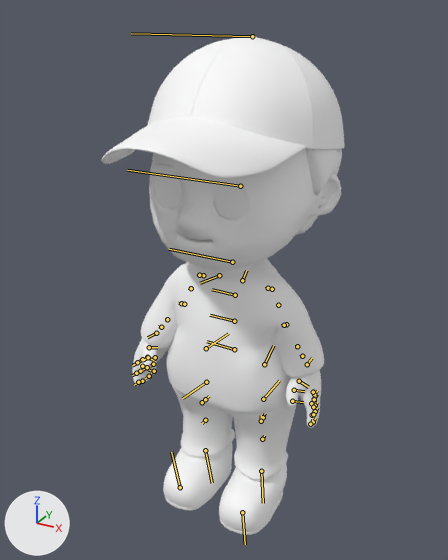
What one commit did to the glTF model public/models/spoonsan.glb.
Camera for both pictures: a camera (50 mm lens) standing at (2.17, -4.2, 2.53) and looking at (-0.05, -0.15, 0.5). The axes (+X, +Y, +Z) are drawn at lower left. The lights are the same throughout. Both versions are drawn at frame 49 of the action 'Jump'; the numbers are the values there. The bones that bend it are drawn over the model as lines.

The first picture shows 'body', 'bottom', 'cap', 'eye', 'eyebrows', 'hairBack', 'hairFront', 'shoes', 'wear'.
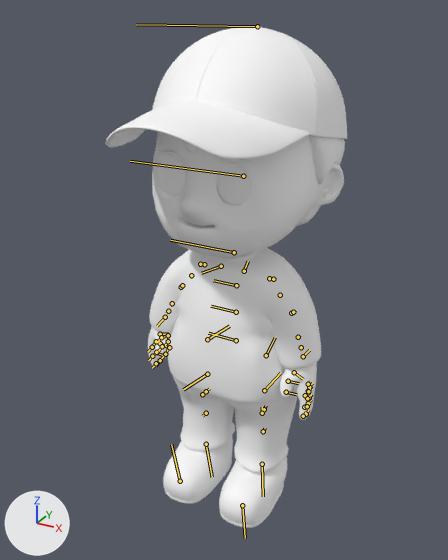
Pixel boxes (x1, y1, x2, y2) of what changed, in the pictures (448 x 560 px):
'cap', posed (7% shorter)
    before: (101, 35, 344, 178)
    after: (106, 26, 347, 159)
'wear', posed
    before: (141, 258, 324, 415)
    after: (149, 248, 321, 405)
'body', posed (6% narrower)
    before: (132, 149, 341, 428)
    after: (148, 132, 344, 420)
'bottom', posed
    before: (172, 386, 296, 480)
    after: (173, 376, 297, 473)
'shoes', posed
    before: (163, 442, 287, 535)
    after: (163, 436, 287, 528)
'eye', posed
    before: (154, 172, 247, 220)
    after: (157, 157, 250, 205)
'hairBack', posed
    before: (296, 149, 342, 235)
    after: (297, 135, 345, 226)
bone 'JEK_hip', root to tip
    before: (234, 349) to (207, 341)
    after: (236, 340) to (208, 333)
bone 'JEK_neck', root to tip
    before: (232, 262) to (169, 249)
    after: (234, 252) to (170, 240)
bone 'JEK_upwarm_L', root to tip
    before: (268, 288) to (265, 288)
    after: (269, 278) to (271, 277)
bone 'JEK_lowarm_L', root to tip
    before: (286, 324) to (284, 325)
    after: (291, 313) to (293, 312)
bone 'JEK_hand_L', root to tip
    before: (307, 364) to (312, 358)
    after: (303, 356) to (309, 350)
bone 'JEK_clavicle_R', root to tip
    before: (219, 275) to (200, 283)
    after: (221, 266) to (201, 273)
bone 'JEK_upwarm_R', root to tip
    before: (203, 275) to (200, 275)
    after: (204, 264) to (203, 266)
bone 'JEK_lowarm_R', root to tip
    before: (181, 303) to (178, 303)
    after: (181, 287) to (179, 289)
bone 'JEK_hand_R', root to tip
    before: (156, 333) to (147, 337)
    after: (165, 317) to (157, 326)
bone 'JEK_upLeg_L', root to tip
    before: (264, 364) to (273, 345)
    after: (266, 355) to (275, 337)
bone 'JEK_upLeg_R', root to tip
    before: (206, 348) to (228, 333)
    after: (207, 339) to (229, 326)

What changed in the scene script:
```text
Change bone_jek_hip:
    where bone_jek_hip = bpy.data.objects['Armature'].pose.bones['JEK_hip']
    bone_jek_hip.location: (-0.076, 0.0, 0.026) -> (0.0, 0.0, 0.0)
Change bone_jek_neck:
    where bone_jek_neck = bpy.data.objects['Armature'].pose.bones['JEK_neck']  # child of 'JEK_spine2'
    bone_jek_neck.rotation_quaternion: (1.0, 0.0, -0.015, 0.0) -> (1.0, 0.0, 0.0, 0.0)  # degrees (0, -2, 0) -> degrees (0, 0, 0)
Change bone_jek_upwarm_l:
    where bone_jek_upwarm_l = bpy.data.objects['Armature'].pose.bones['JEK_upwarm_L']  # child of 'JEK_clavicle_L'
    bone_jek_upwarm_l.rotation_quaternion: (0.754, -0.453, 0.419, 0.225) -> (0.903, -0.042, 0.429, 0.005)  # degrees (-64, 57, -4) -> degrees (-6, 51, -2)
Change bone_jek_lowarm_l:
    where bone_jek_lowarm_l = bpy.data.objects['Armature'].pose.bones['JEK_lowarm_L']  # child of 'JEK_upwarm_L'
    bone_jek_lowarm_l.rotation_quaternion: (1.0, 0.0, 0.0, -0.001) -> (0.988, 0.007, 0.146, -0.046)  # degrees (0, 0, 0) -> degrees (0, 17, -5)
Change bone_jek_hand_l:
    where bone_jek_hand_l = bpy.data.objects['Armature'].pose.bones['JEK_hand_L']  # child of 'JEK_lowarm_L'
    bone_jek_hand_l.rotation_quaternion: (0.906, 0.417, 0.072, 0.0) -> (0.999, -0.048, 0.0, 0.0)  # degrees (50, 7, 4) -> degrees (-5, 0, 0)
Change bone_jek_clavicle_r:
    where bone_jek_clavicle_r = bpy.data.objects['Armature'].pose.bones['JEK_clavicle_R']  # child of 'JEK_spine2'
    bone_jek_clavicle_r.rotation_quaternion: (0.999, 0.0, 0.036, 0.0) -> (1.0, 0.0, 0.0, 0.0)  # degrees (0, 4, 0) -> degrees (0, 0, 0)
Change bone_jek_upwarm_r:
    where bone_jek_upwarm_r = bpy.data.objects['Armature'].pose.bones['JEK_upwarm_R']  # child of 'JEK_clavicle_R'
    bone_jek_upwarm_r.rotation_quaternion: (0.862, -0.22, 0.456, -0.012) -> (0.912, 0.049, 0.401, -0.07)  # degrees (-39, 51, -21) -> degrees (3, 48, -8)
Change bone_jek_lowarm_r:
    where bone_jek_lowarm_r = bpy.data.objects['Armature'].pose.bones['JEK_lowarm_R']  # child of 'JEK_upwarm_R'
    bone_jek_lowarm_r.rotation_quaternion: (0.999, 0.0, 0.0, -0.037) -> (0.991, 0.0, 0.132, 0.001)  # degrees (0, 0, -4) -> degrees (0, 15, 0)
Change bone_jek_hand_r:
    where bone_jek_hand_r = bpy.data.objects['Armature'].pose.bones['JEK_hand_R']  # child of 'JEK_lowarm_R'
    bone_jek_hand_r.rotation_quaternion: (0.979, 0.199, 0.041, 0.024) -> (1.0, 0.0, 0.0, 0.0)  # degrees (23, 4, 4) -> degrees (0, 0, 0)
Change bone_jek_upleg_l:
    where bone_jek_upleg_l = bpy.data.objects['Armature'].pose.bones['JEK_upLeg_L']  # child of 'JEK_hip'
    bone_jek_upleg_l.rotation_quaternion: (1.0, -0.003, -0.002, 0.004) -> (1.0, -0.003, 0.001, -0.005)  # degrees (0, 0, 1) -> degrees (0, 0, -1)
Change bone_jek_upleg_r:
    where bone_jek_upleg_r = bpy.data.objects['Armature'].pose.bones['JEK_upLeg_R']  # child of 'JEK_hip'
    bone_jek_upleg_r.rotation_quaternion: (0.999, -0.04, 0.0, -0.002) -> (0.999, -0.04, -0.001, -0.011)  # degrees (-5, 0, 0) -> degrees (-5, 0, -1)
```
